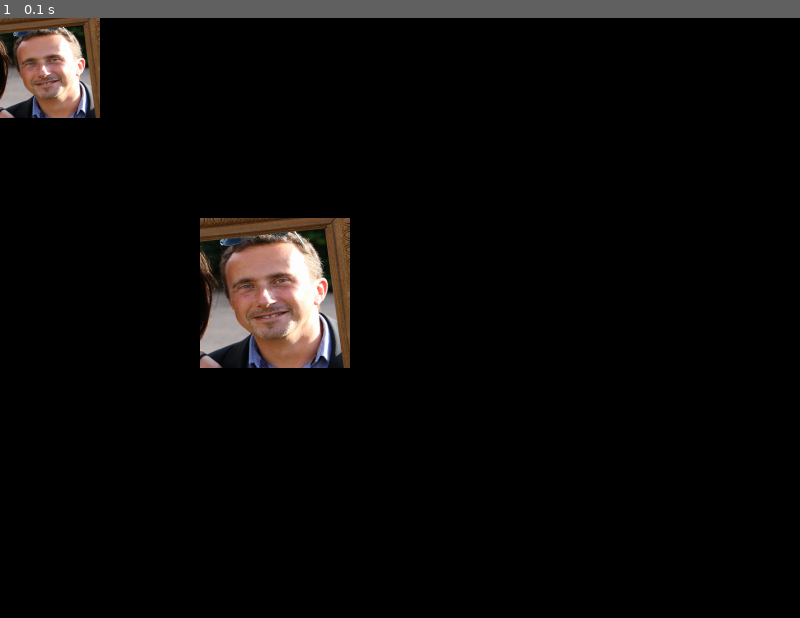
Above: before the commit, frame 1.
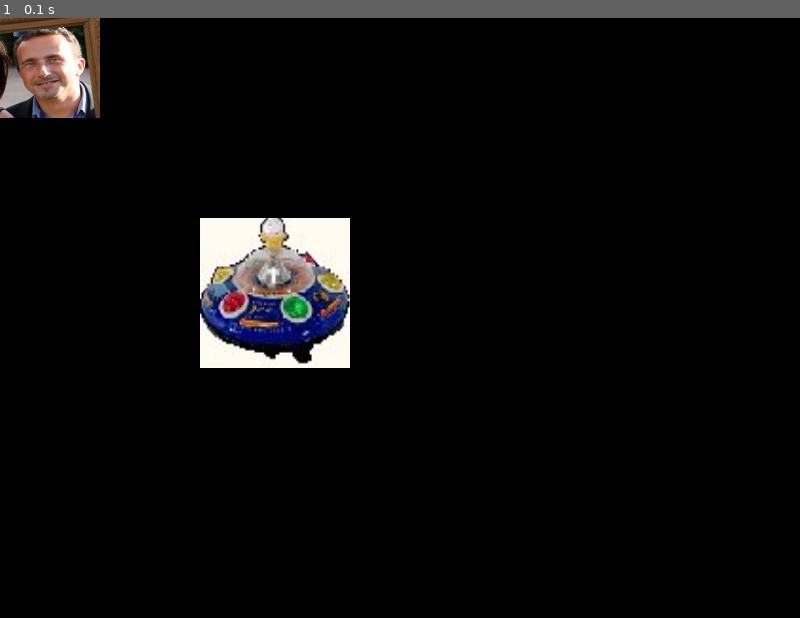
Above: after the commit, the same moment.

Repository: OlivierIrac/experiments
Game: pygame game, started from testPygame/movingBox.py
The game is run twice, just before and just after one commit, with the same random seed, the same clock (stepped at 60 frames per second) and the same inputs.
Inputs:
- Up to frame 1 (0.1 s): no input

The runs differ from the first frame. In frame 1, 4.6% of the frame differs, in the area x 25-44%, y 33-59%.

Commit message:
2 images

Diff:
--- a/testPygame/movingBox.py
+++ b/testPygame/movingBox.py
@@ -123,16 +123,17 @@
 
 
 olivierFace=pygame.image.load(os.path.join('data','2015_06_27_EOS 70D_0978.jpg'))
+img2=pygame.image.load(os.path.join('data','alien1.jpg'))
 
 def olivierFaceDraw (x0,y0,w,h):
-#    xSize = olivierFace.get_width()
-#    ySize = olivierFace.get_height()
-#    (xSize, ySize)=resizeProportional(xSize, ySize,w, h)
-    log ("FaceDraw xo %i y0 %i w%i h%i"%(x0,y0,w,h))
     olivierFaceZoomed=pygame.transform.smoothscale(olivierFace, (w, h))
     olivierFaceImgToBlit=olivierFaceZoomed.convert()
     screen.blit(olivierFaceImgToBlit, (x0, y0))
 
+def img2Draw (x0,y0,w,h):
+    img2Zoomed=pygame.transform.smoothscale(img2, (w, h))
+    img2ImgToBlit=img2Zoomed.convert()
+    screen.blit(img2ImgToBlit, (x0, y0))
 
 pygame.init()
 screen = pygame.display.set_mode((800, 600), pygame.RESIZABLE)
@@ -140,7 +141,7 @@
 done = False
 
 olivierFaceWindow=MyWindow(olivierFaceDraw,0,0,100,100)
-olivierFaceWindow=MyWindow(olivierFaceDraw,200,200,150,150)
+olivierFaceWindow=MyWindow(img2Draw,200,200,150,150)
 
 while (not done):
     pygame.display.set_caption(" FPS : {:.4}".format(clock.get_fps()))
